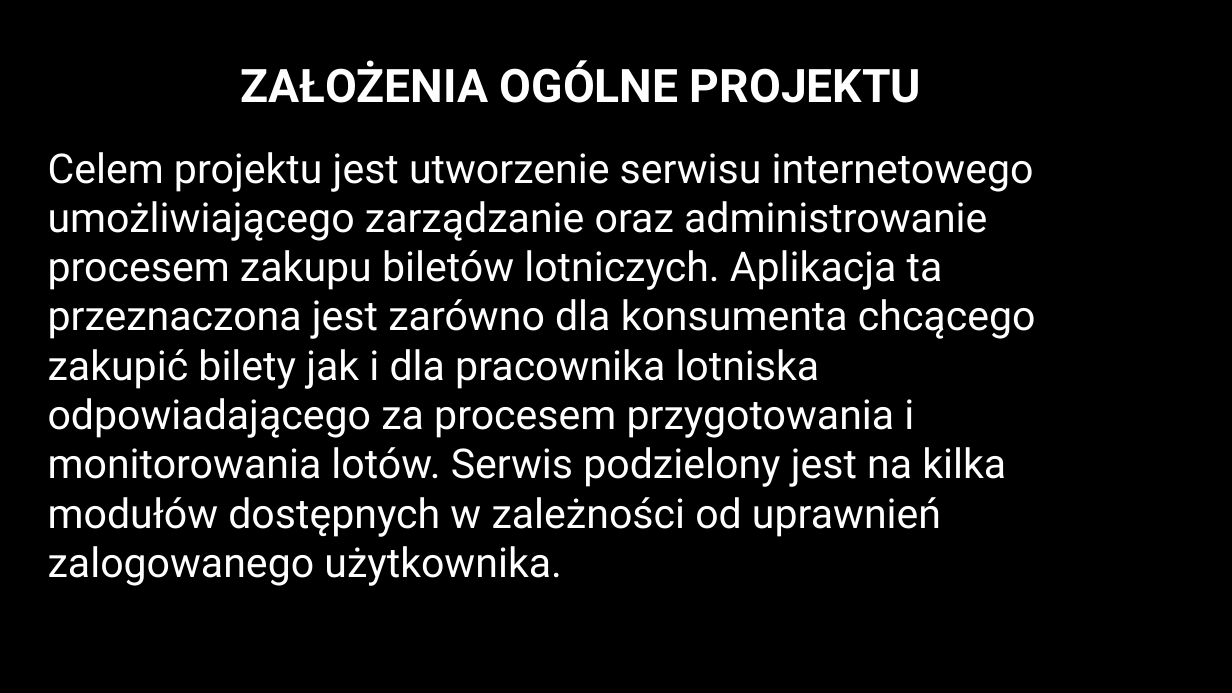
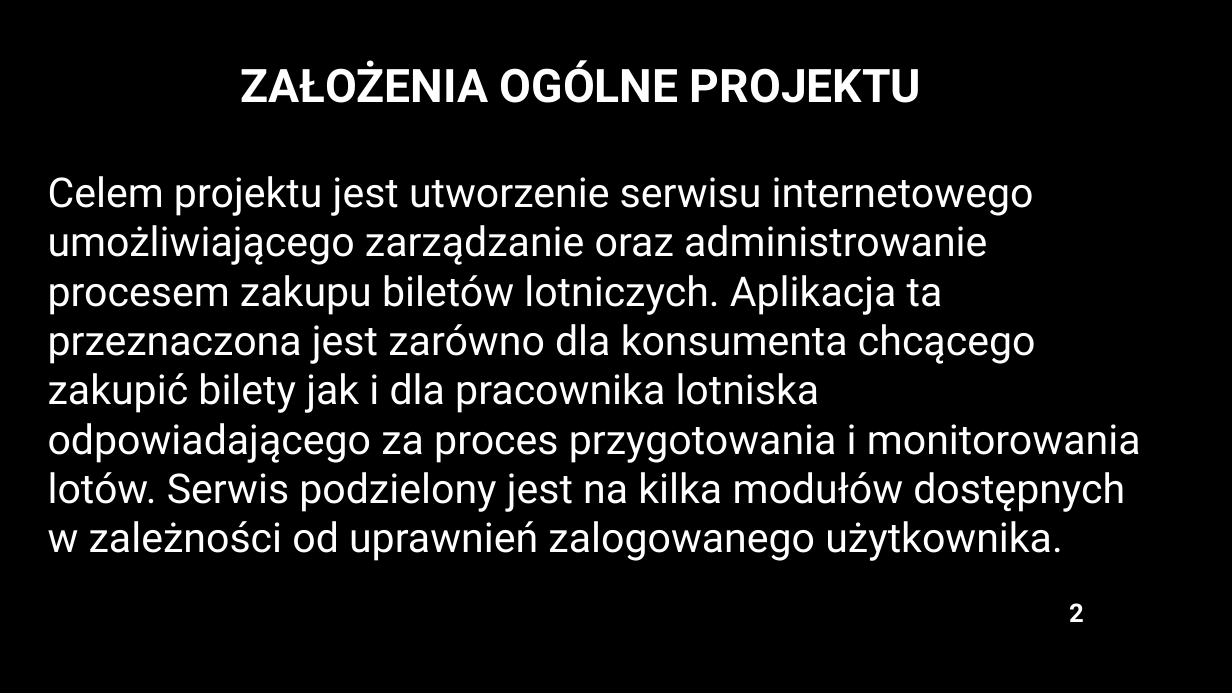
Before and after one commit to JakubDulewicz/Projekt-TAIB, a slide deck: slide 2 of Docs/Prezentacja etap 1 TAIIB V1.pptx. Drawn at 1232x693 pixels with LibreOffice and Linux fonts; fonts in the diff are those of the drawing; background and template pictures are left out. Boxes give left, top, right and bottom in pixels: in the first picture for what was removed or moved away, otherwise in the second. Text is boxed around its words. In the diff, an @@ line names an element or a change of style, - is before the commit and + after.

```diff
--- a/Docs/Prezentacja etap 1 TAIIB V1.pptx
+++ b/Docs/Prezentacja etap 1 TAIIB V1.pptx
@@ text at box(48, 176, 1141, 561): text changed @@
-Celem projektu jest utworzenie serwisu internetowego umożliwiającego zarządzanie oraz administrowanie procesem zakupu biletów lotniczych. Aplikacja ta przeznaczona jest zarówno dla konsumenta chcącego zakupić bilety jak i dla pracownika lotniska odpowiadającego za procesem przygotowania i monitorowania lotów. Serwis podzielony jest na kilka modułów dostępnych w zależności od uprawnień zalogowanego użytkownika.
+Celem projektu jest utworzenie serwisu internetowego umożliwiającego zarządzanie oraz administrowanie procesem zakupu biletów lotniczych. Aplikacja ta przeznaczona jest zarówno dla konsumenta chcącego zakupić bilety jak i dla pracownika lotniska odpowiadającego za proces przygotowania i monitorowania lotów. Serwis podzielony jest na kilka modułów dostępnych w zależności od uprawnień zalogowanego użytkownika.
@@ page number added at box(1069, 603, 1084, 622), 20 pt, text #FFFFFF, bold @@
+2
```
Also in this commit, not shown: 4 other slides changed.
